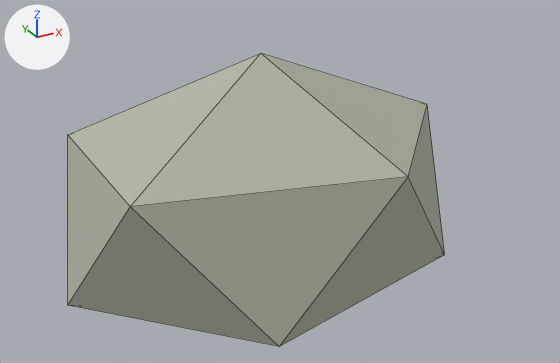
Renders of the glTF model public/models/rock.glb from each side of a commit.
The view is the same before and after, from a camera (50 mm lens) standing at (-1.94, -3.75, 2.43) and looking at (0.09, -0.06, 0.58). Every picture has the same lights, and +X, +Y and +Z are marked at upper left. The picture after the commit comes second. Mesh edges are drawn as thin lines. Where no turn or scale is listed for an object, it has been applied to the vertices. Vertices at exactly the same position are counted once.

Objects in the first picture: 'Faceted stone'.
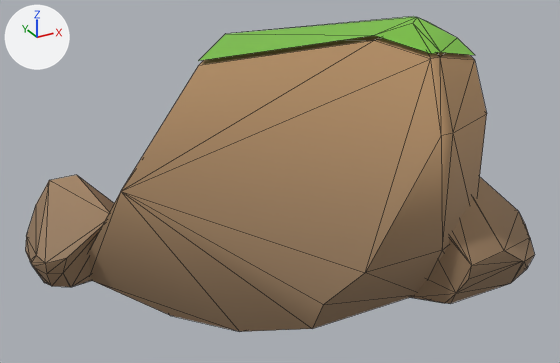
What differs and where, as boxes (x1, y1, x2, y2) in the pictures (560 x 363 px):
'Faceted stone', reshaped, moved, rescaled, recoloured (35% wider)
    before: (68, 54, 445, 346)
    after: (25, 36, 534, 332)
'rock Moss', added (green)
    after: (199, 17, 474, 61)

The change, as a list of edits to the scene's bpy script:
```text
Add img_painted_light_ramp:
    img_painted_light_ramp = load_image('Painted light ramp', '_unpacked/Painted_light_ramp', 2, 32, 'sRGB')
Add mat_warm_rock:
    mat_warm_rock = bpy.data.materials.new('Warm rock')
    # colours: brown #c99f74
    # uses the picture img_painted_light_ramp
Add mat_moss:
    mat_moss = bpy.data.materials.new('Moss')
    # colours: green #7cc443
    # uses the picture img_painted_light_ramp
Change me_icosphere:
    used by ob_faceted_stone; parent = ob_rock; location = (0.0, 0.0, 0.48); scale = (1.35, 1.05, 0.87)
    remove me_icosphere.from_pydata(...)  # 12 vertices, 20 faces; spans x -0.89..0.89, y -0.85..0.85, z -1.0..1.0
    remove me_icosphere.materials.append(mat_rock)  # grey #b2b5a4
    add me_icosphere.from_pydata(...)  # 146 vertices, 280 faces; spans x -1.3..1.45, y -1.0..0.88, z -0.13..1.52
    me_icosphere part 1: the whole mesh is rebuilt
    add me_icosphere.materials.append(mat_warm_rock)
Add me_rock_moss:
    me_rock_moss.from_pydata(...)  # 11 vertices, 10 faces; spans x -0.407..0.98, y -0.751..0.543, z 1.345..1.546
    me_rock_moss.materials.append(mat_moss)
Change ob_faceted_stone:
    ob_faceted_stone.scale: (1.35, 1.05, 0.87) -> (1.0, 1.0, 1.0)
    ob_faceted_stone.location: (0.0, 0.0, 0.48) -> (0.0, 0.0, 0.0)
Add ob_rock_moss:
    ob_rock_moss = bpy.data.objects.new('rock Moss', me_rock_moss)
    ob_rock_moss.location = (0.0, 0.0, 0.0)
```
